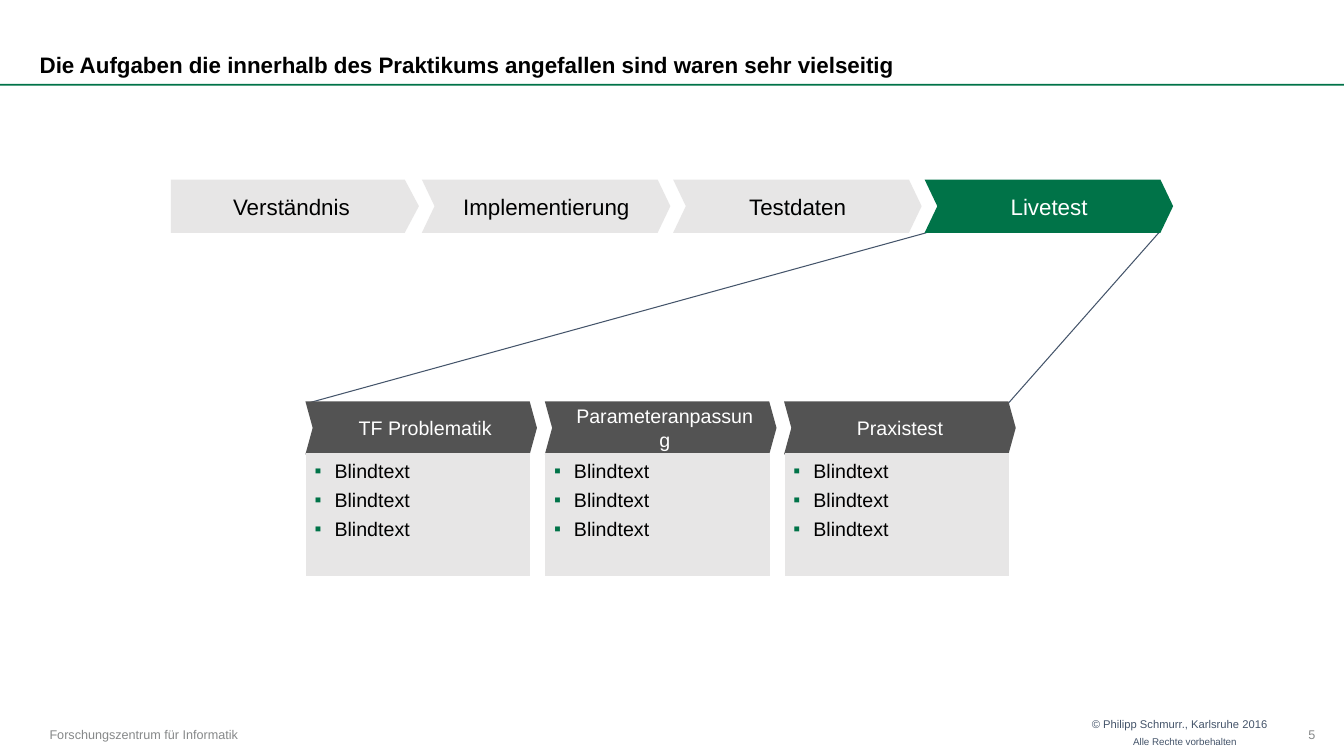
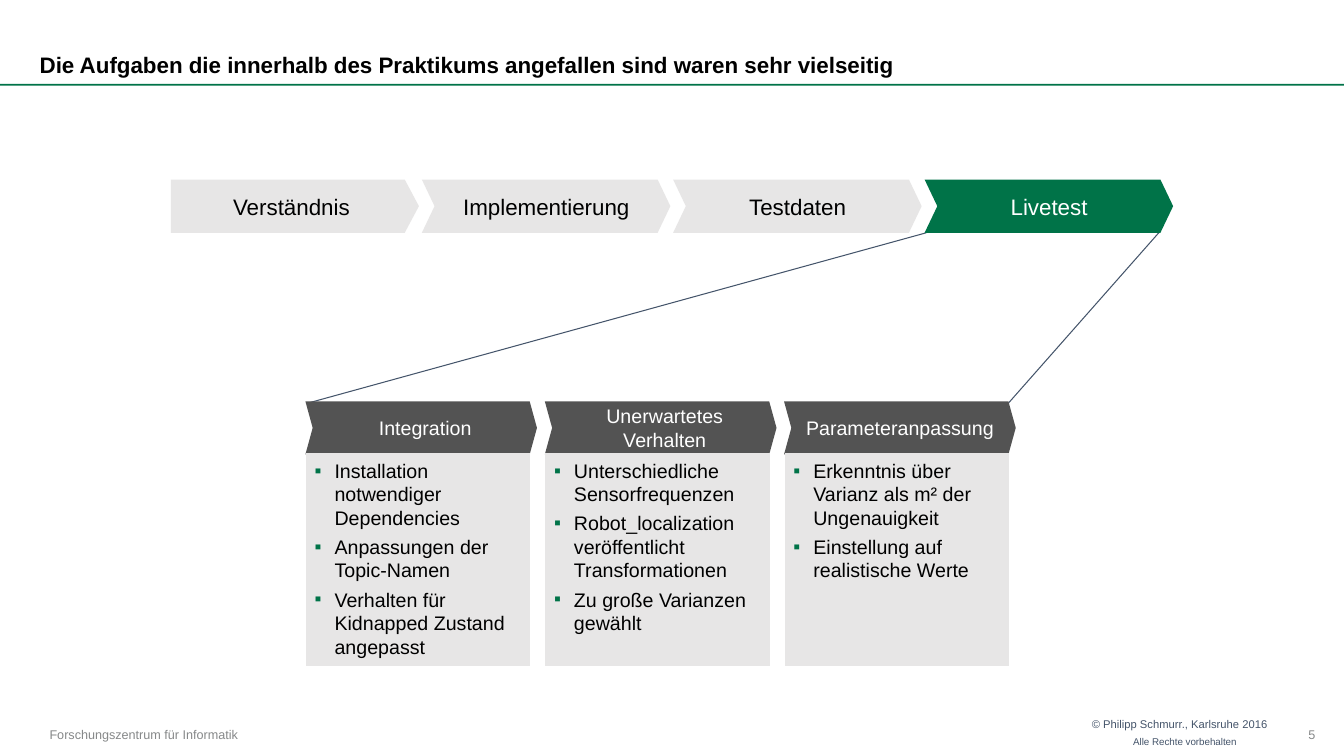
Before and after one commit to OtonoKakuei/robprak1516-documentation, a slide deck: slide 5 of robprak1516-presentation-kalman.pptx. Drawn at 1344x756 pixels with LibreOffice and Linux fonts; fonts in the diff are those of the drawing; background and template pictures are left out. Boxes give left, top, right and bottom in pixels: in the first picture for what was removed or moved away, otherwise in the second. Text is boxed around its words. In the diff, an @@ line names an element or a change of style, - is before the commit and + after.

```diff
--- a/robprak1516-presentation-kalman.pptx
+++ b/robprak1516-presentation-kalman.pptx
@@ text in chevron at [606,409,723,447]: text changed @@
-Parameteranpassung
+Unerwartetes Verhalten
@@ text in chevron at [379,421,472,439]: text changed @@
-TF Problematik
+Integration
@@ text in chevron at [806,421,994,439]: text changed @@
-Praxistest
+Parameteranpassung
@@ rectangle "Installation notwendiger Dependencies": place and size @@
-rectangle "Installation notwendiger Dependencies" at [307,455,529,576]
+rectangle "Installation notwendiger Dependencies" at [307,455,529,665]
@@ text in rectangle at [335,463,505,658]: text changed @@
-▪ Blindtext
-  ▪ Blindtext
-    ▪ Blindtext
+▪ Installation notwendiger Dependencies
+  ▪ Anpassungen der Topic-Namen
+  ▪ Verhalten für Kidnapped Zustand angepasst
@@ rectangle "Unterschiedliche Sensorfrequenzen": place and size @@
-rectangle "Unterschiedliche Sensorfrequenzen" at [546,455,769,576]
+rectangle "Unterschiedliche Sensorfrequenzen" at [546,455,769,665]
@@ text in rectangle at [574,463,746,634]: text changed @@
-▪ Blindtext
-  ▪ Blindtext
-    ▪ Blindtext
+▪ Unterschiedliche Sensorfrequenzen
+  ▪ Robot_localization veröffentlicht Transformationen
+  ▪ Zu große Varianzen gewählt
@@ rectangle "Erkenntnis über Varianz als m² ...": place and size @@
-rectangle "Erkenntnis über Varianz als m² ..." at [785,455,1008,576]
+rectangle "Erkenntnis über Varianz als m² ..." at [785,455,1008,665]
@@ text in rectangle at [813,463,971,578]: text changed @@
-▪ Blindtext
-  ▪ Blindtext
-    ▪ Blindtext
+▪ Erkenntnis über Varianz als m² der Ungenauigkeit
+  ▪ Einstellung auf realistische Werte
```
Also in this commit, not shown: 4 other slides changed, 7 slides added, 1 other file.
